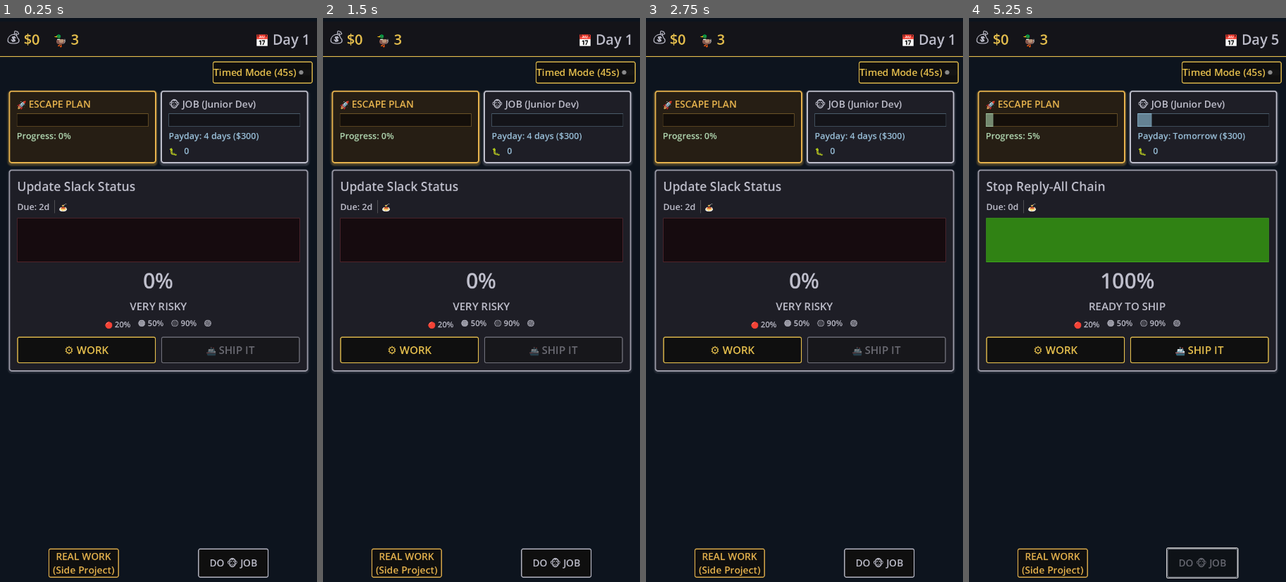
Above: before the commit, frames 1-4 (left to right).
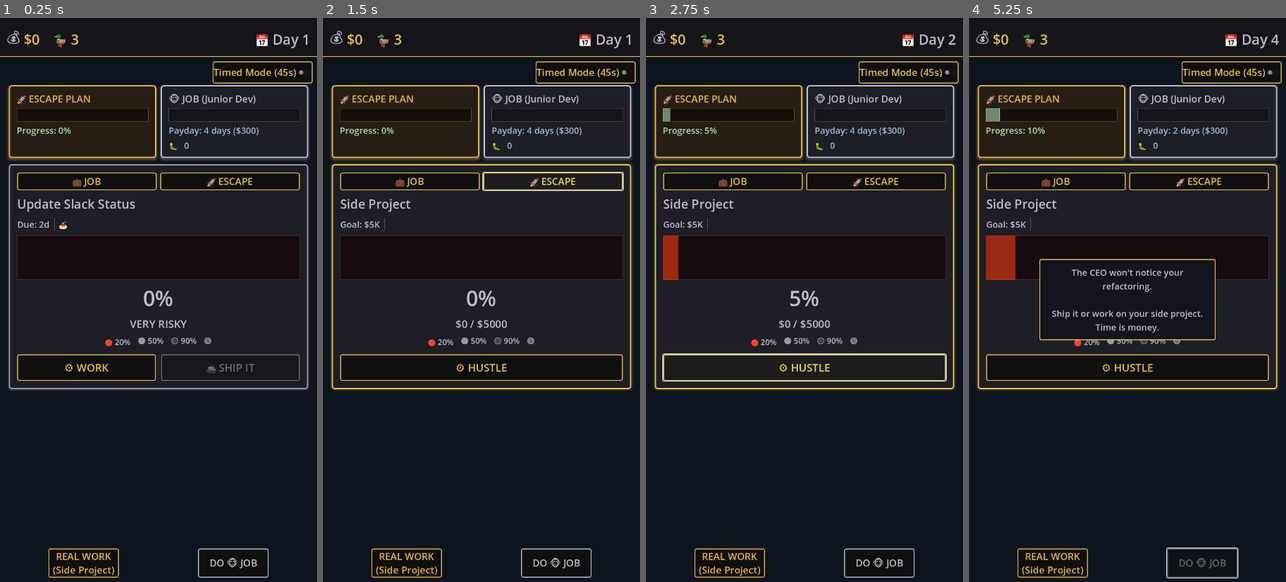
Above: after the commit, the same moments.

Repository: lmchoi/alt-f-this
Game: Godot game, scene res://scenes/game_ui.tscn
The game is run twice, just before and just after one commit, with the same random seed, the same clock (stepped at 60 frames per second) and the same inputs.
Inputs (mouse positions are in pixels of both pictures, inside the frame that each line leads up to):
- Up to frame 1 (0.25 s): no input
- Up to frame 2 (1.5 s): click (408, 181) at 0.5 s, where only the run after the commit has a clickable "💼 JOB"; click (554, 181) at 1.25 s, where only the run after the commit has a clickable "🚀 ESCAPE"
- Up to frame 3 (2.75 s): click (804, 367) at 2 s, where only the run after the commit has a clickable "⚙️ HUSTLE"
- Up to frame 4 (5.25 s): click "⚙️ WORK" (after the commit: "DO 🐵 JOB") at 2.75 s; click (1200, 350) at 3.5 s, where only the run before the commit has a clickable "🚢 SHIP IT"; click "REAL WORK (Side Project)" at 4.25 s; click "DO 🐵 JOB" at 5 s

The runs differ from the first frame. In frame 1, 8.1% of the frame differs, in the area x 2-98%, y 11-66%; in frame 2, 8.6%; in frame 3, 9.1%; in frame 4, 16%, in the area x 2-98%, y 2-66%.

Commit message:
Add unified task panel with JOB/ESCAPE tabs
Implement tab switching to view both job tasks and side project in the same panel:
- Add tab buttons (💼 JOB / 🚀 ESCAPE) with 40px height
- Add TaskType enum and switching logic
- Add HUSTLE button (hidden on JOB tab, shown on ESCAPE tab)
- Split display logic: _show_job_task() and _show_escape_task()
- Add gold theme for ESCAPE tab (0.9, 0.75, 0.3 border color)
- Wire up hustle_pressed signal to existing hustle action handler
- Connect side_project_updated signal for live progress updates

Side project display shows:
- Title: "Side Project"
- Goal: "$5K" instead of due date
- Progress: "$X / $5000" instead of quality label
- No complexity emoji or category badges

🤖 Generated with [Claude Code](https://claude.com/claude-code)

Co-Authored-By: Claude <noreply@anthropic.com>

Diff:
--- a/scenes/game_ui.gd
+++ b/scenes/game_ui.gd
@@ -2,7 +2,7 @@
 
 @onready var work_button := $"%WorkButton" as ActionButton
 @onready var slack_button := $"%SlackButton" as ActionButton
-@onready var ship_it_button := $"%ShipItButton" as ActionButton
+# ship_it_button is now inside TaskPanelV2, not in game_ui
 @onready var task_panel := $"%TaskPanel"
 @onready var debug_mode_toggle := $"%DebugModeToggle"
 @onready var top_bar := $MainThemeContainer/VBoxContainer/TopBar
@@ -18,6 +18,7 @@
 	# TaskPanelV2 has buttons inside, connect its signals
 	task_panel.work_pressed.connect(_on_work_button_pressed)
 	task_panel.ship_it_pressed.connect(_on_ship_it_button_pressed)
+	task_panel.hustle_pressed.connect(_on_slack_button_pressed)
 	GameManager.event_occurred.connect(_on_event_occurred)
 	GameManager.task_completed_awaiting_choice.connect(_on_task_completed)
 	GameManager.game_over.connect(_on_game_over)
--- a/scenes/task_panel_v2.gd
+++ b/scenes/task_panel_v2.gd
@@ -1,8 +1,22 @@
 extends PanelContainer
+
+# Task type enum
+enum TaskType {
+	JOB,     # Corporate work task
+	ESCAPE   # Side project / escape plan
+}
 
 # Signals (same as v1 for compatibility)
 signal work_pressed
 signal ship_it_pressed
+signal hustle_pressed
+
+# Current task type being displayed
+var current_task_type := TaskType.JOB
+
+# Theme styles
+var job_theme_style: StyleBox
+var escape_theme_style: StyleBox
 
 # Category badge theme mapping
 const BADGE_THEME = preload("res://themes/badge_theme.tres")
@@ -15,6 +29,8 @@
 }
 
 # Node references
+@onready var job_tab := $MarginContainer/VBoxContainer/TabBar/JobTab as Button
+@onready var escape_tab := $MarginContainer/VBoxContainer/TabBar/EscapeTab as Button
 @onready var task_title := $MarginContainer/VBoxContainer/HeaderRow/TaskTitle as Label
 @onready var badge_container := $MarginContainer/VBoxContainer/HeaderRow/BadgeContainer as HBoxContainer
 @onready var due_label := $MarginContainer/VBoxContainer/MetadataRow/DueLabel as Label
@@ -24,17 +40,42 @@
 @onready var quality_label := $MarginContainer/VBoxContainer/ProgressSection/QualityLabel as Label
 @onready var work_button := $MarginContainer/VBoxContainer/ActionButtons/WorkButton as Button
 @onready var ship_it_button := $MarginContainer/VBoxContainer/ActionButtons/ShipItButton as Button
+@onready var hustle_button := $MarginContainer/VBoxContainer/ActionButtons/HustleButton as Button
 
 func _ready() -> void:
 	print("TaskPanelV2: Ready")
 	print("Work button: ", work_button)
 	print("Ship It button: ", ship_it_button)
 
+	# Store theme styles
+	job_theme_style = get_theme_stylebox("panel")
+
+	# Create escape theme style (gold border)
+	escape_theme_style = StyleBoxFlat.new()
+	escape_theme_style.bg_color = Color(0.12, 0.12, 0.15, 1)
+	escape_theme_style.border_width_left = 3
+	escape_theme_style.border_width_top = 3
+	escape_theme_style.border_width_right = 3
+	escape_theme_style.border_width_bottom = 3
+	escape_theme_style.border_color = Color(0.9, 0.75, 0.3, 1)  # Gold
+	escape_theme_style.corner_radius_top_left = 6
+	escape_theme_style.corner_radius_top_right = 6
+	escape_theme_style.corner_radius_bottom_right = 6
+	escape_theme_style.corner_radius_bottom_left = 6
+	escape_theme_style.shadow_color = Color(0.9, 0.75, 0.3, 0.2)
+	escape_theme_style.shadow_size = 6
+
+	# Connect tab buttons
+	job_tab.pressed.connect(_on_job_tab_pressed)
+	escape_tab.pressed.connect(_on_escape_tab_pressed)
+
 	work_button.pressed.connect(_on_work_pressed)
 	ship_it_button.pressed.connect(_on_ship_it_pressed)
+	hustle_button.pressed.connect(_on_hustle_pressed)
 
 	# Connect to GameManager signals (same as v1)
 	GameManager.current_task_updated.connect(_on_task_updated)
+	GameManager.side_project_updated.connect(_on_side_project_updated)
 
 	# Initial update
 	if GameManager.current_task:
@@ -48,6 +89,10 @@
 	print("TaskPanelV2: Ship It button pressed")
 	ship_it_pressed.emit()
 
+func _on_hustle_pressed() -> void:
+	print("TaskPanelV2: Hustle button pressed")
+	hustle_pressed.emit()
+
 func _on_task_updated(task: Task) -> void:
 	# Connect to the new task's progress_changed signal
 	task.progress_changed.connect(_on_progress_changed)
@@ -57,7 +102,20 @@
 	# Update display when task progress changes
 	_update_display()
 
+func _on_side_project_updated(_side_project_data: Dictionary) -> void:
+	# Update display when side project progress changes (only if showing ESCAPE tab)
+	if current_task_type == TaskType.ESCAPE:
+		_update_display()
+
 func _update_display() -> void:
+	if current_task_type == TaskType.JOB:
+		_show_job_task()
+	else:
+		_show_escape_task()
+	_update_button_visibility(current_task_type)
+	_apply_theme(current_task_type)
+
+func _show_job_task() -> void:
 	var task = GameManager.current_task
 	if not task:
 		return
@@ -67,6 +125,7 @@
 	var days_until_due = task.due_day - GameManager.day
 	due_label.text = "Due: %dd" % days_until_due
 	complexity_label.text = _get_complexity_emoji(task.complexity)
+	complexity_label.visible = true
 
 	# Update category badges
 	_update_category_badges(task.categories)
@@ -81,6 +140,27 @@
 
 	# Ship It button state
 	ship_it_button.disabled = task.progress < GameManager.MIN_SHIP_PROGRESS
+
+func _show_escape_task() -> void:
+	var escape = GameManager.side_project
+
+	# Title
+	task_title.text = "Side Project"
+
+	# Metadata
+	due_label.text = "Goal: $5K"
+	complexity_label.visible = false
+
+	# Clear badges
+	_update_category_badges([])
+
+	# Progress
+	progress_bar.value = escape.progress
+	progress_percent.text = "%d%%" % int(escape.progress)
+	quality_label.text = "$%d / $%d" % [GameManager.money, GameManager.VICTORY_MONEY_GOAL]
+
+	# Color based on escape progress
+	_update_progress_bar_color(escape.progress)
 
 func _get_complexity_emoji(complexity: int) -> String:
 	var emoji = ""
@@ -136,3 +216,24 @@
 	# Create new badges
 	for category in categories:
 		badge_container.add_child(_create_badge(category))
+
+func _apply_theme(task_type: TaskType) -> void:
+	if task_type == TaskType.JOB:
+		add_theme_stylebox_override("panel", job_theme_style)
+	else:
+		add_theme_stylebox_override("panel", escape_theme_style)
+
+func _update_button_visibility(task_type: TaskType) -> void:
+	work_button.visible = (task_type == TaskType.JOB)
+	ship_it_button.visible = (task_type == TaskType.JOB)
+	hustle_button.visible = (task_type == TaskType.ESCAPE)
+
+func _on_job_tab_pressed() -> void:
+	print("TaskPanelV2: JOB tab pressed")
+	current_task_type = TaskType.JOB
+	_update_display()
+
+func _on_escape_tab_pressed() -> void:
+	print("TaskPanelV2: ESCAPE tab pressed")
+	current_task_type = TaskType.ESCAPE
+	_update_display()
--- a/scenes/task_panel_v2.tscn
+++ b/scenes/task_panel_v2.tscn
@@ -19,6 +19,20 @@
 shadow_size = 4
 shadow_offset = Vector2(0, 2)
 
+[sub_resource type="StyleBoxFlat" id="StyleBoxFlat_escape_theme"]
+bg_color = Color(0.12, 0.12, 0.15, 1)
+border_width_left = 3
+border_width_top = 3
+border_width_right = 3
+border_width_bottom = 3
+border_color = Color(0.9, 0.75, 0.3, 1)
+corner_radius_top_left = 6
+corner_radius_top_right = 6
+corner_radius_bottom_right = 6
+corner_radius_bottom_left = 6
+shadow_color = Color(0.9, 0.75, 0.3, 0.2)
+shadow_size = 6
+
 [node name="TaskPanelV2" type="PanelContainer"]
 custom_minimum_size = Vector2(360, 0)
 theme = ExtResource("1_theme")
@@ -35,6 +49,24 @@
 [node name="VBoxContainer" type="VBoxContainer" parent="MarginContainer"]
 layout_mode = 2
 theme_override_constants/separation = 12
+
+[node name="TabBar" type="HBoxContainer" parent="MarginContainer/VBoxContainer"]
+layout_mode = 2
+theme_override_constants/separation = 8
+
+[node name="JobTab" type="Button" parent="MarginContainer/VBoxContainer/TabBar"]
+custom_minimum_size = Vector2(0, 40)
+layout_mode = 2
+size_flags_horizontal = 3
+theme_override_font_sizes/font_size = 22
+text = "💼 JOB"
+
+[node name="EscapeTab" type="Button" parent="MarginContainer/VBoxContainer/TabBar"]
+custom_minimum_size = Vector2(0, 40)
+layout_mode = 2
+size_flags_horizontal = 3
+theme_override_font_sizes/font_size = 22
+text = "🚀 ESCAPE"
 
 [node name="HeaderRow" type="HBoxContainer" parent="MarginContainer/VBoxContainer"]
 layout_mode = 2
@@ -131,3 +163,12 @@
 theme_override_font_sizes/font_size = 24
 script = ExtResource("3_action_button")
 text = "🚢 SHIP IT"
+
+[node name="HustleButton" type="Button" parent="MarginContainer/VBoxContainer/ActionButtons"]
+custom_minimum_size = Vector2(0, 60)
+layout_mode = 2
+size_flags_horizontal = 3
+theme_override_font_sizes/font_size = 24
+visible = false
+script = ExtResource("3_action_button")
+text = "⚙️ HUSTLE"
Not shown: 1 places in scenes/task_panel_v2.tscn that only renumber resources
Not shown, changed: ideas/NEXT_SESSION_PLAN.md
